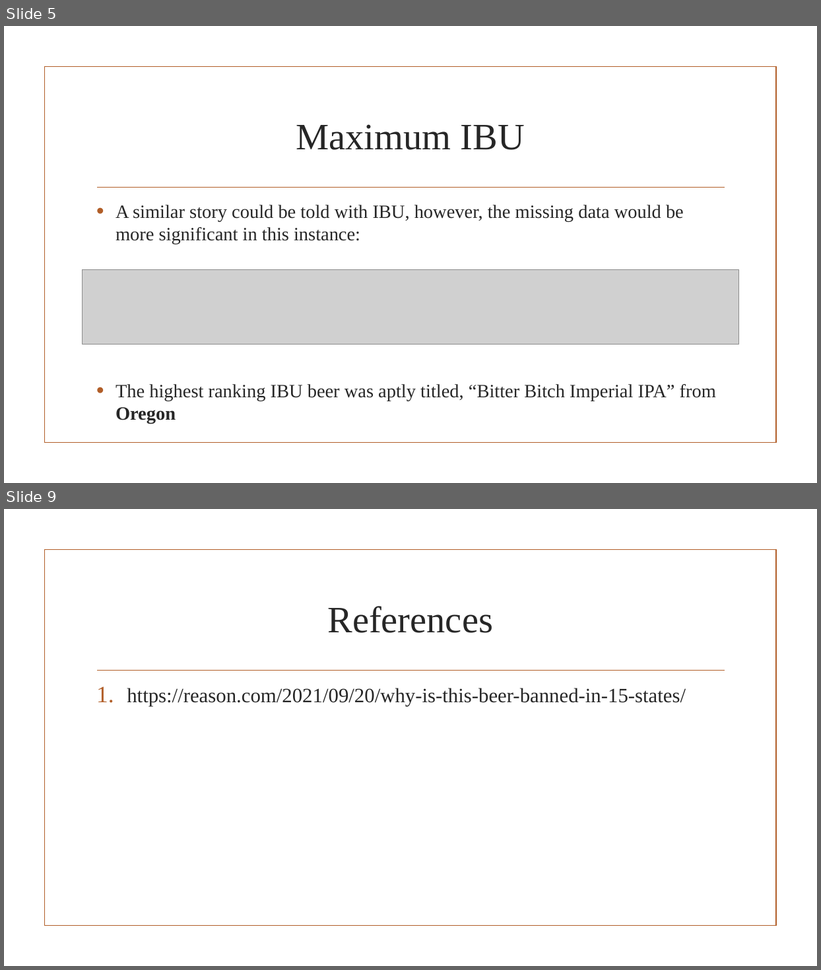
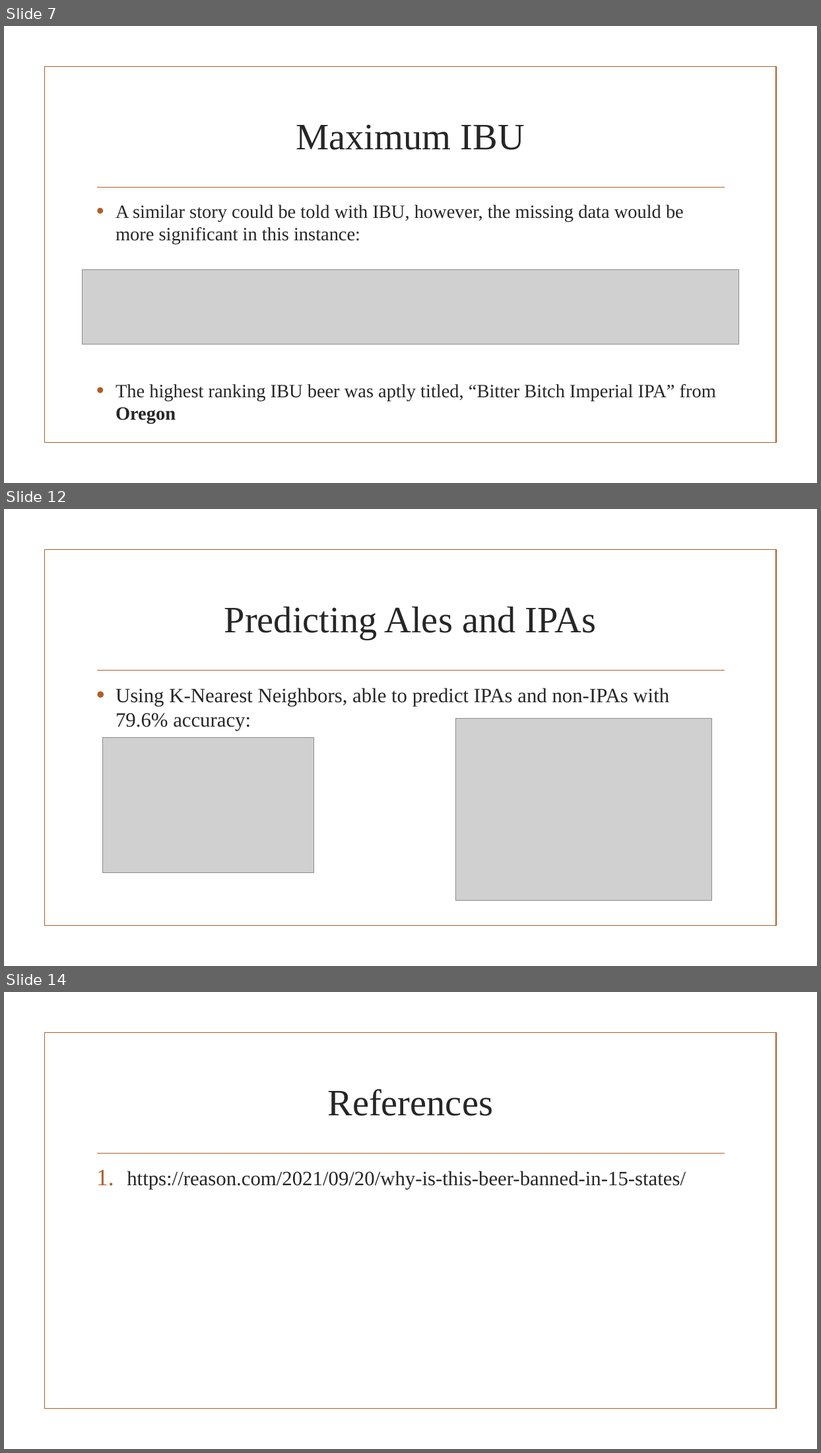
Before and after one commit to DHLaurel/DoingDataScience, a slide deck: BeersAndBreweries/EDA I – Part 1.pptx. Shown one above the other, each under a label of ours: slides 5 and 9 before the commit, slides 7, 12 and 14 after it; the slides between them are not shown. The pictures are 821x970 and 821x1453 pixels, drawn with LibreOffice and Linux fonts; fonts in the diff are those of the drawing; grey boxes stand for pictures; background and template pictures are left out. Boxes give left, top, right and bottom in pixels: in the first picture for what was removed or moved away, otherwise in the second. Text is boxed around its words. In the diff, an @@ line names an element or a change of style, - is before the commit and + after.

```diff
--- a/BeersAndBreweries/EDA I – Part 1.pptx
+++ b/BeersAndBreweries/EDA I – Part 1.pptx
@@ slide 12 added at [4,509,817,966], background picture (left out); not listed: 2 template elements that a slide beside it also shows @@
@@ title added at [224,607,597,640], 44 pt, text #262626 @@
+Predicting Ales and IPAs
@@ text added at [116,688,669,731], 24 pt, text #262626 @@
+• Using K-Nearest Neighbors, able to predict IPAs and non-IPAs with 79.6% accuracy:
@@ picture added at [455,718,712,900] @@
@@ picture added at [102,738,314,873] @@
@@ what was slide 5 is now slide 7 @@
@@ what was slide 9 is now slide 14 @@
```
Also in this commit, not shown: 6 slides changed, 4 other slides added, 2 other files.
